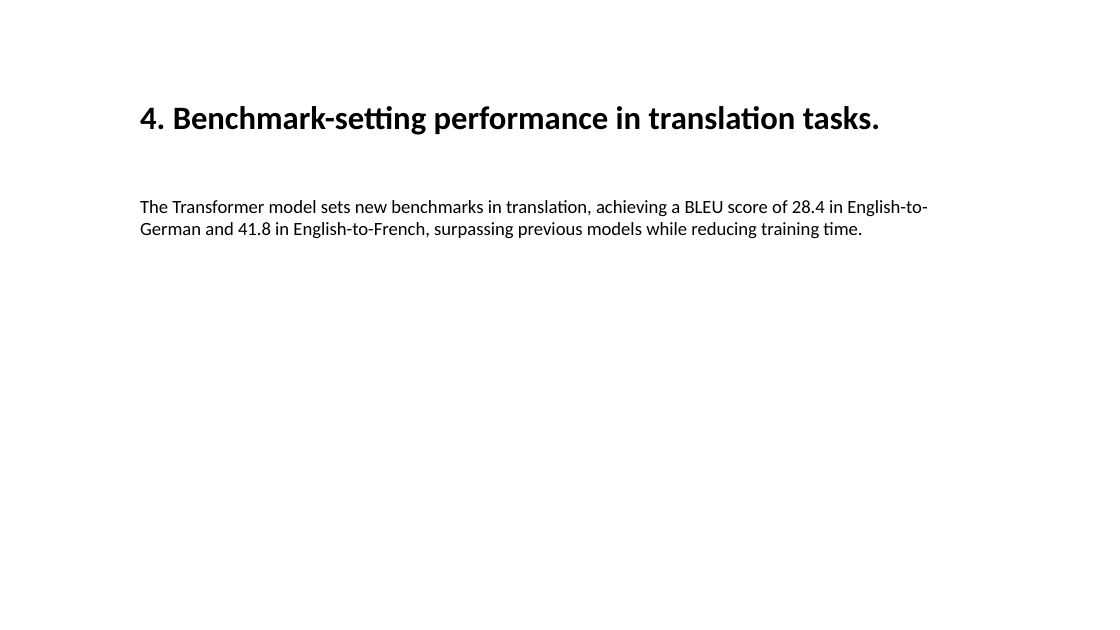
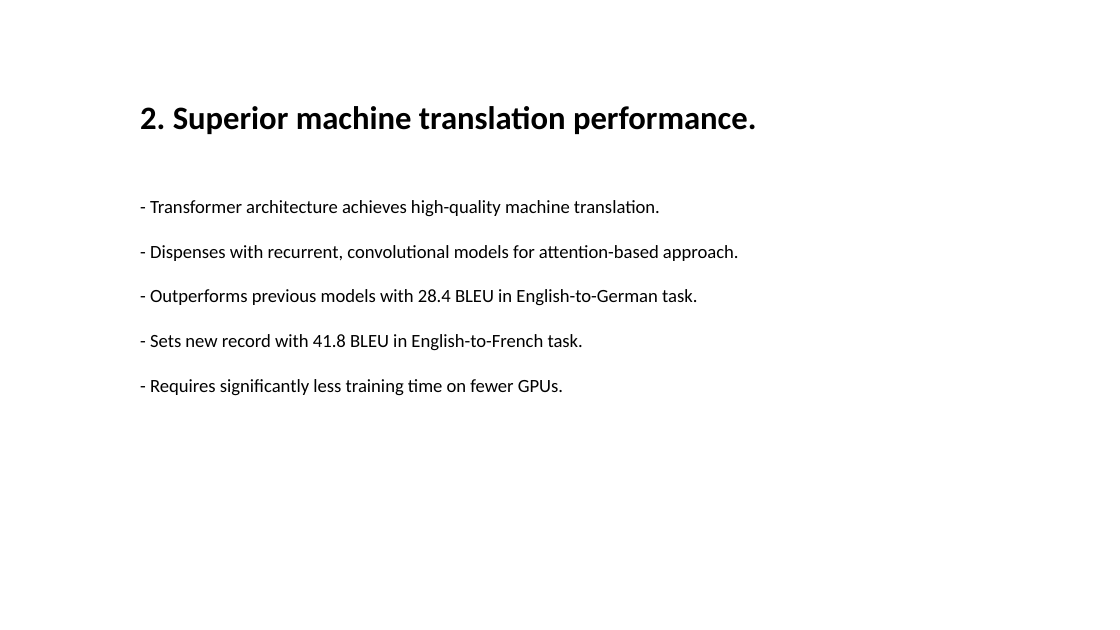
Before and after one commit to Jessie-ZhaoXi/dsa4213-ppt-generator, a slide deck: slide 5 of ppt_generator/my_ppts/attention_mode2.pptx (slide 7 before the commit). Drawn at 1120x630 pixels with LibreOffice and Linux fonts; fonts in the diff are those of the drawing; background and template pictures are left out. Boxes give left, top, right and bottom in pixels: in the first picture for what was removed or moved away, otherwise in the second. Text is boxed around its words. In the diff, an @@ line names an element or a change of style, - is before the commit and + after.

```diff
--- a/ppt_generator/my_ppts/attention_mode2.pptx
+++ b/ppt_generator/my_ppts/attention_mode2.pptx
@@ text at box(140, 106, 756, 134): text changed @@
-4. Benchmark-setting performance in translation tasks.
+2. Superior machine translation performance.
@@ text at box(150, 200, 739, 396): text changed @@
-The Transformer model sets new benchmarks in translation, achieving a BLEU score of 28.4 in English-to-German and 41.8 in English-to-French, surpassing previous models while reducing training time.
+- Transformer architecture achieves high-quality machine translation.
+- Dispenses with recurrent, convolutional models for attention-based approach.
+- Outperforms previous models with 28.4 BLEU in English-to-German task.
+- Sets new record with 41.8 BLEU in English-to-French task.
+- Requires significantly less training time on fewer GPUs.
```
Also in this commit, not shown: 8 other slides changed, 5 other files.
